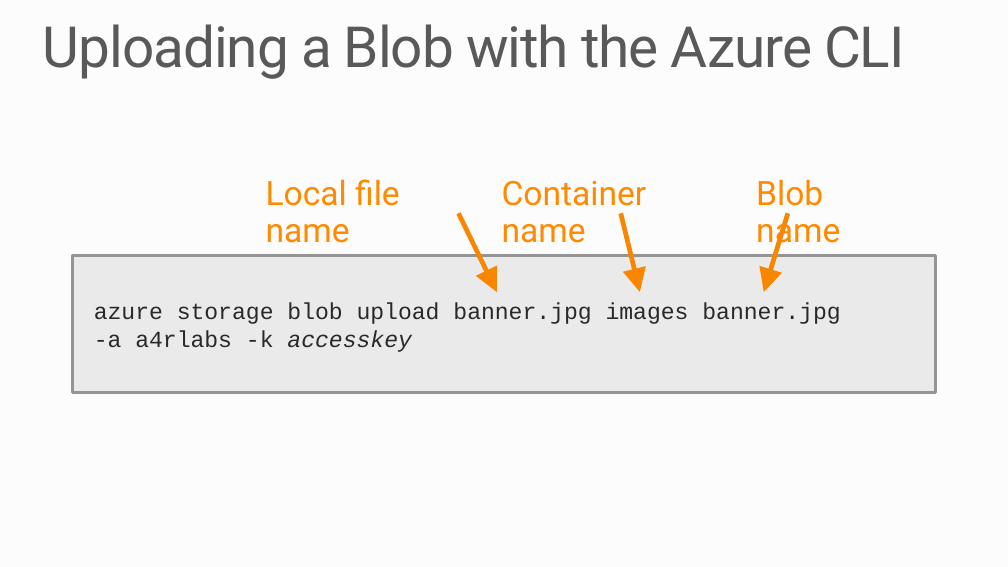
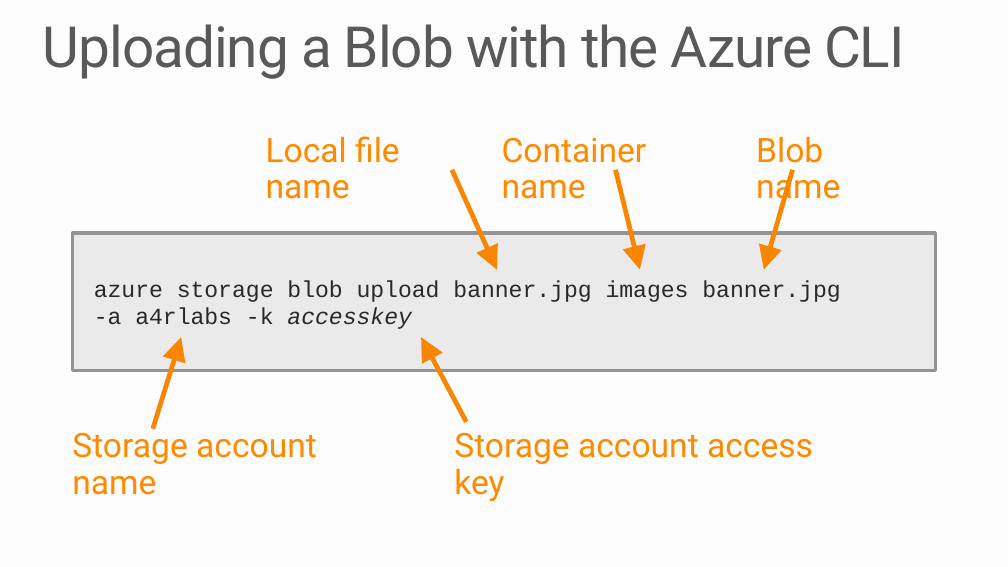
Before and after one commit to MSRConnections/Azure-training-course, a slide deck: slide 8 of Content/Storage/Azure Storage and CLI.pptx. Drawn at 1008x567 pixels with LibreOffice and Linux fonts; fonts in the diff are those of the drawing; background and template pictures are left out. Boxes give left, top, right and bottom in pixels: in the first picture for what was removed or moved away, otherwise in the second. Text is boxed around its words. In the diff, an @@ line names an element or a change of style, - is before the commit and + after.

Commit message:
Slide Updates
#114, #115

```diff
--- a/Content/Storage/Azure Storage and CLI.pptx
+++ b/Content/Storage/Azure Storage and CLI.pptx
@@ 3 texts: place and size @@
-3 texts at [266, 179, 840, 250]
+3 texts at [266, 136, 840, 206]
@@ arrow moved from (458, 213) - (497, 292) to (452, 170) - (497, 270) @@
@@ arrow moved from (621, 213) - (640, 292) to (616, 170) - (640, 270) @@
@@ arrow moved from (788, 213) - (764, 292) to (792, 170) - (764, 270) @@
@@ rectangle "azure storage blob upload banner.jpg ...": place and size @@
-rectangle "azure storage blob upload banner.jpg ..." at [73, 256, 936, 393]
+rectangle "azure storage blob upload banner.jpg ..." at [73, 233, 936, 371]
@@ arrow added from (153, 429) to (181, 337), #F98700 4.5 pt @@
@@ arrow added from (467, 422) to (421, 337), #F98700 4.5 pt @@
@@ text added at [72, 427, 317, 495], 32 pt, text #FF8A00 @@
+Storage account name
@@ text added at [454, 432, 813, 501], 32 pt, text #FF8A00 @@
+Storage account access key
```
Also in this commit, not shown: 1 other slide changed, 1 slide added, 1 slide removed, 1 other file.
